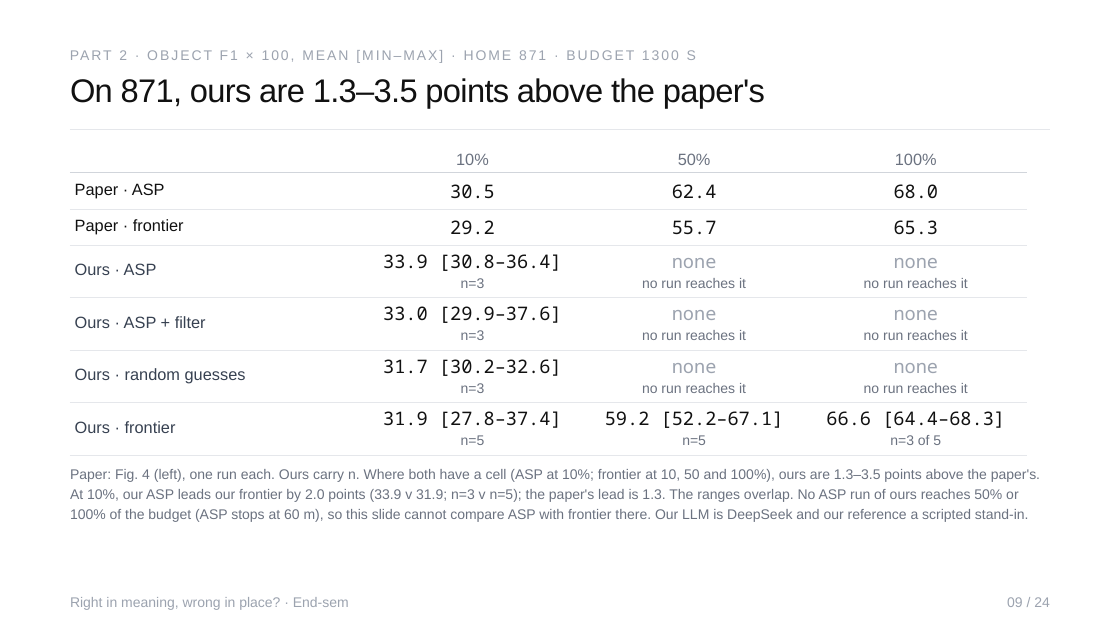
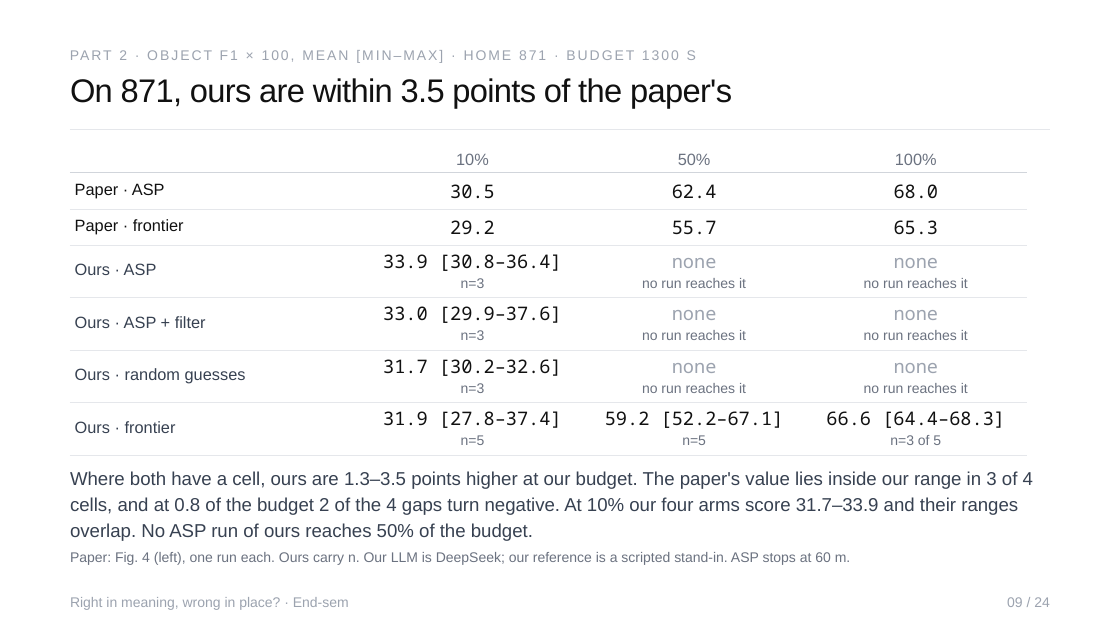
Before and after one commit to Sher110106/validity-aware-active-semantic-exploration, a slide deck: slide 9 of docs/endsem_2026-11/ASP_Endsem.pptx. Drawn at 1120x630 pixels with LibreOffice and Linux fonts; fonts in the diff are those of the drawing. Boxes give left, top, right and bottom in pixels: in the first picture for what was removed or moved away, otherwise in the second. Text is boxed around its words. In the diff, an @@ line names an element or a change of style, - is before the commit and + after.

```diff
--- a/docs/endsem_2026-11/ASP_Endsem.pptx
+++ b/docs/endsem_2026-11/ASP_Endsem.pptx
@@ text at <box>70,78,732,108</box>: text changed @@
-On 871, ours are 1.3–3.5 points above the paper's
+On 871, ours are within 3.5 points of the paper's
@@ text at <box>70,471,1033,541</box>: text changed; size 12 to 16 pt; text colour #6B7280 to #374151 @@
-Paper: Fig. 4 (left), one run each. Ours carry n. Where both have a cell (ASP at 10%; frontier at 10, 50 and 100%), ours are 1.3–3.5 points above the paper's. At 10%, our ASP leads our frontier by 2.0 points (33.9 v 31.9; n=3 v n=5); the paper's lead is 1.3. The ranges overlap. No ASP run of ours reaches 50% or 100% of the budget (ASP stops at 60 m), so this slide cannot compare ASP with frontier there. Our LLM is DeepSeek and our reference a scripted stand-in.
+Where both have a cell, ours are 1.3–3.5 points higher at our budget. The paper's value lies inside our range in 3 of 4 cells, and at 0.8 of the budget 2 of the 4 gaps turn negative. At 10% our four arms score 31.7–33.9 and their ranges overlap. No ASP run of ours reaches 50% of the budget.
@@ text added at <box>70,552,851,565</box>, 12 pt, text #6B7280 @@
+Paper: Fig. 4 (left), one run each. Ours carry n. Our LLM is DeepSeek; our reference is a scripted stand-in. ASP stops at 60 m.
```
Also in this commit, not shown: 3 other slides changed, 5 other files.
